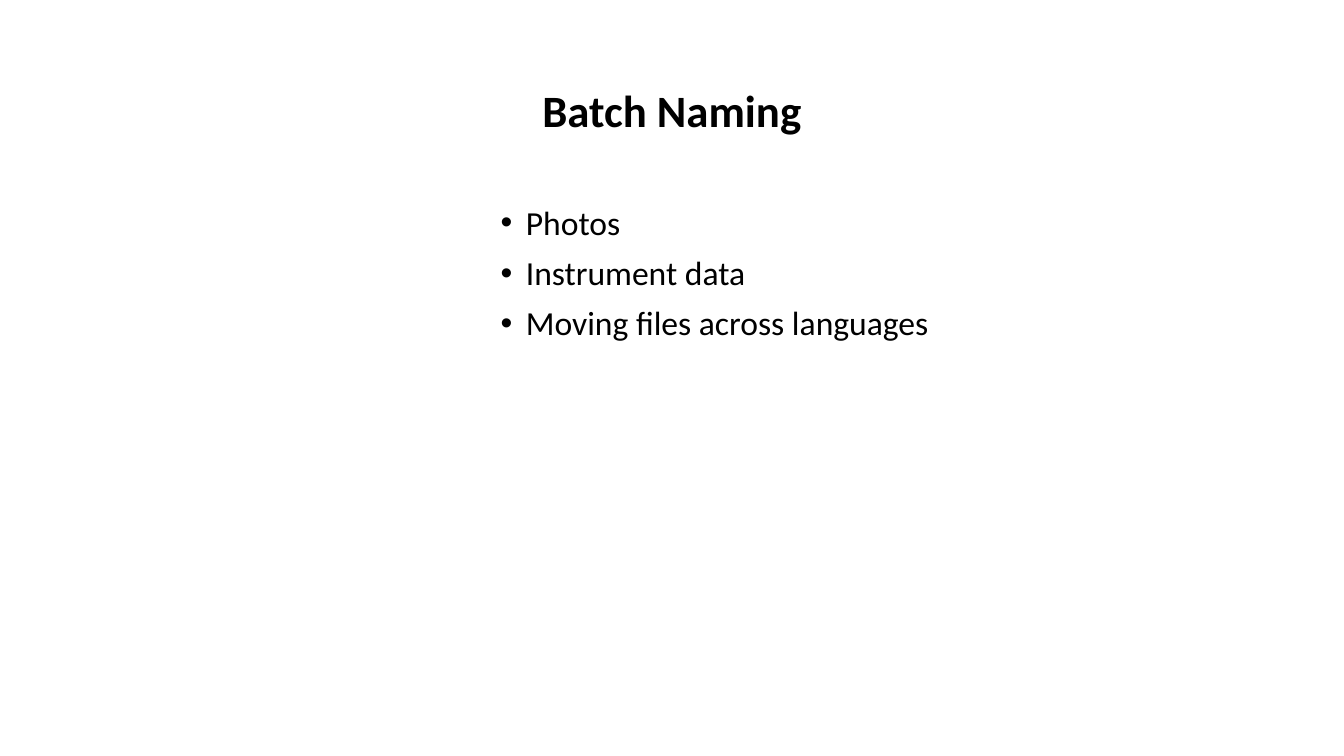
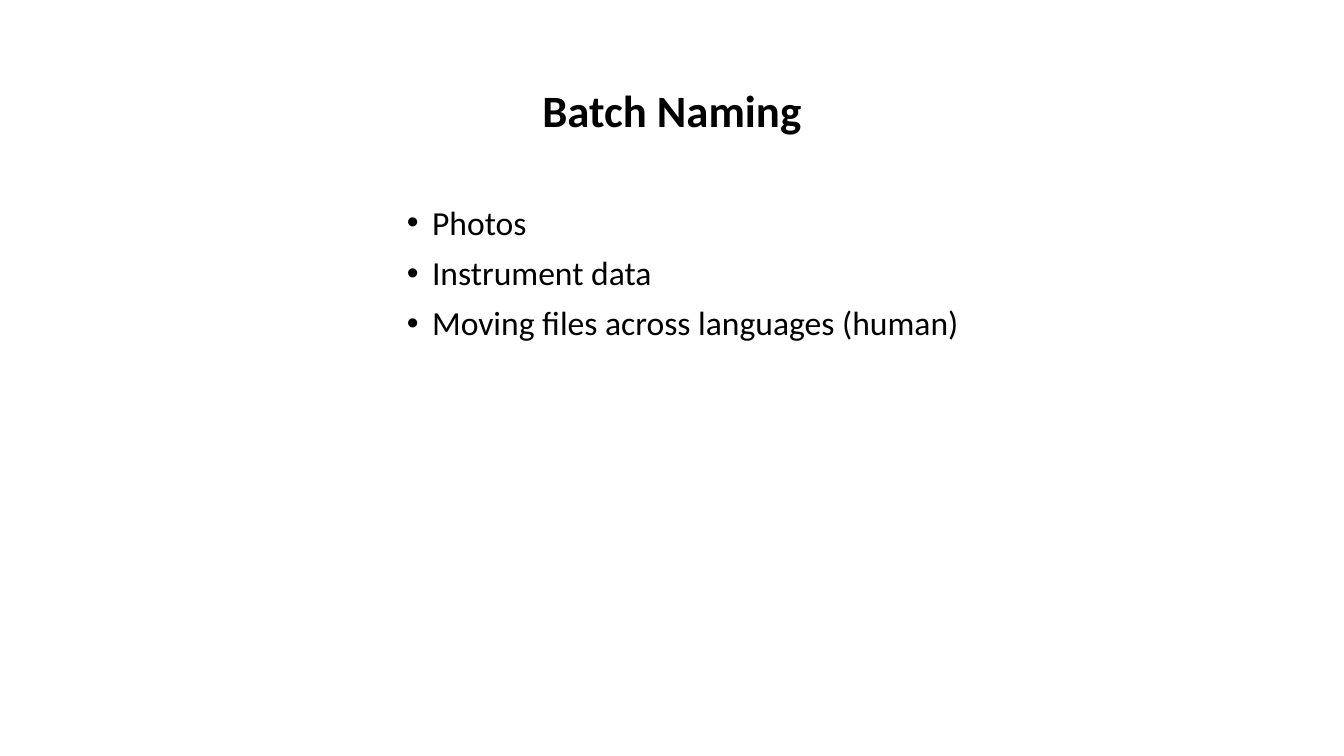
Before and after one commit to tibbben/teaching.data.literacy, a slide deck: slide 30 of UM_DataManagementClass/Lessons/04/04_FirstMeeting.pptx. Drawn at 1344x756 pixels with LibreOffice and Linux fonts; fonts in the diff are those of the drawing. Boxes give left, top, right and bottom in pixels: in the first picture for what was removed or moved away, otherwise in the second. Text is boxed around its words. In the diff, an @@ line names an element or a change of style, - is before the commit and + after.

```diff
--- a/UM_DataManagementClass/Lessons/04/04_FirstMeeting.pptx
+++ b/UM_DataManagementClass/Lessons/04/04_FirstMeeting.pptx
@@ text "Photos": place and size @@
-text "Photos" at (526,211,928,341)
+text "Photos" at (432,211,958,341)
@@ text at (432,310,958,341): text changed @@
-• Moving files across languages
+• Moving files across languages (human)
```
Also in this commit, not shown: 8 other slides changed, 1 slide removed, 1 other file.
